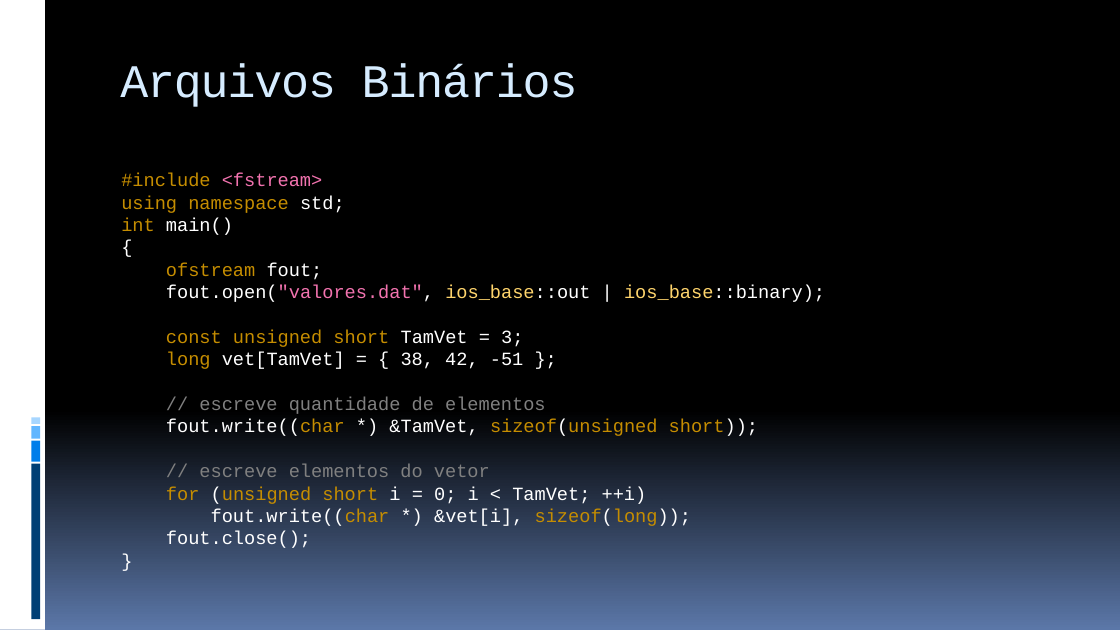
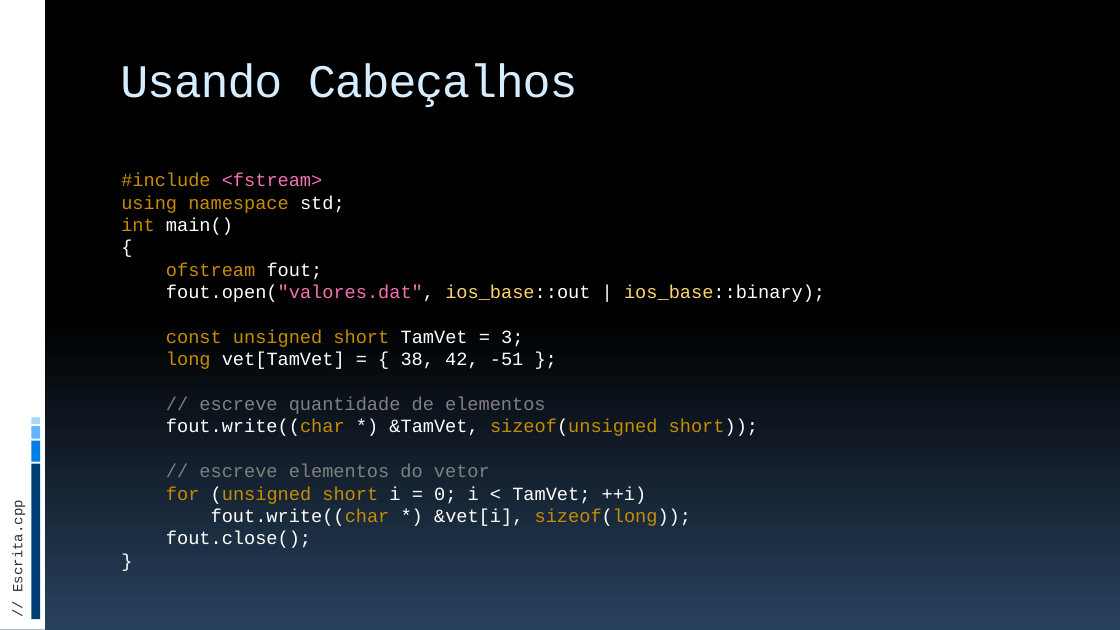
Before and after one commit to JudsonSS/ProgComp, a slide deck: slide 16 of Slides/24. Arquivos Binários.pptx. Drawn at 1120x630 pixels with LibreOffice and Linux fonts; fonts in the diff are those of the drawing. Boxes give left, top, right and bottom in pixels: in the first picture for what was removed or moved away, otherwise in the second. Text is boxed around its words. In the diff, an @@ line names an element or a change of style, - is before the commit and + after.

```diff
--- a/Slides/24. Arquivos Binários.pptx
+++ b/Slides/24. Arquivos Binários.pptx
@@ background gradient #000000 to #5B77A8 to gradient #000000 to #28415E @@
@@ title at bbox=[120, 64, 577, 107]: text changed @@
-Arquivos Binários
+Usando Cabeçalhos
@@ text added at bbox=[11, 509, 27, 589], 12 pt, text #272D38 @@
+// Escrita.cpp
```
Also in this commit, not shown: 18 other slides changed, 5 other files.
